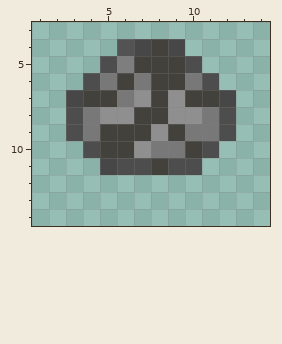
Edited in one commit: pixel-art sprite (overrides/resources/basemetals/textures/items/bismuth_crushed.png). The picture above was drawn from the file before the commit.
The file is 16x16 pixels. Colours within 5 levels of each other are drawn and written as one. Shown: x 1..14, y 3..14.
And afterwards:
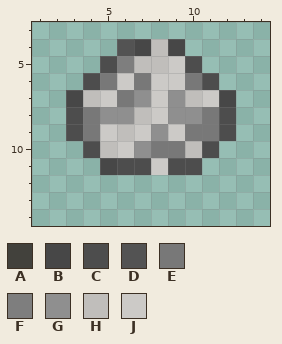
Palette (. is transparent): A #42413c  B #474747  C #4d4d4d  D #535353  E #787878  F #7e7e7e  G #8f8f8f  H #c0bebb  J #cccac7
Difference:
Colour A gives way to colour H in row 4 at x 8; in row 5 at x 7 to 8; in row 7 at x 4 and 10; in row 8 at x 7; in row 9 at x 6; in row 10 at x 5 and 10.
Colour A gives way to colour J in row 5 at x 9; in row 6 at x 6 and 8 to 9; in row 7 at x 5, 8 and 11; in row 8 at x 8; in row 9 at x 5, 7 and 9; in row 10 at x 6.
Colour A gives way to colour J in row 11 at x 8.
Pixel boxes of the changes (left, top, right, bottom) in both pictures:
changed: (83, 39, 219, 175)
